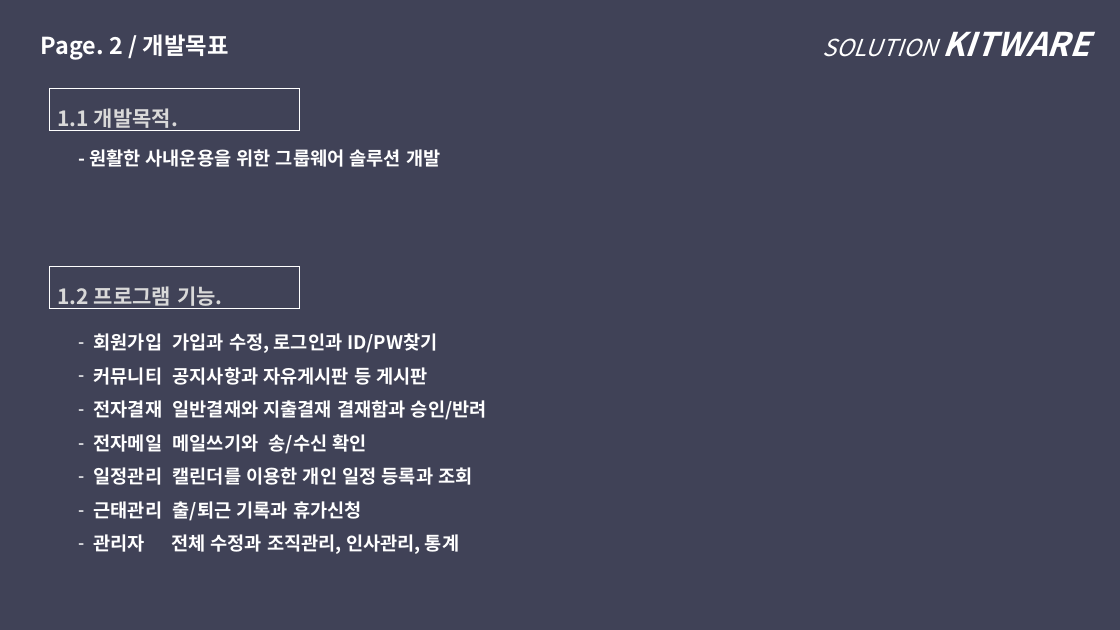
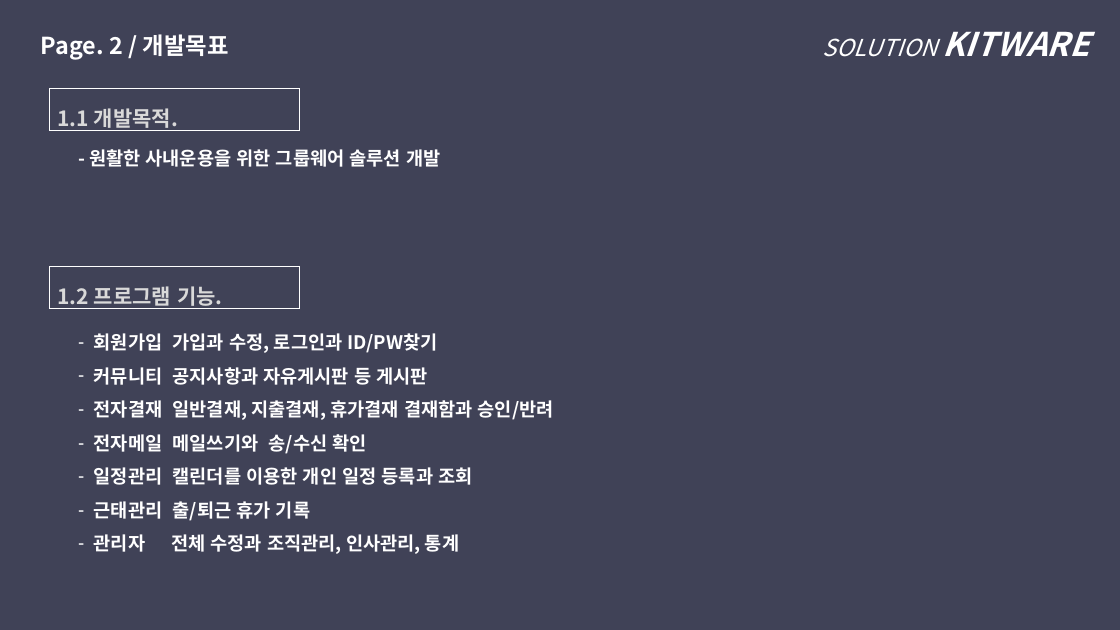
Before and after one commit to phoresis92/GroupWare, a slide deck: slide 4 of 1조 최종발표.pptx. Drawn at 1120x630 pixels with LibreOffice and Linux fonts; fonts in the diff are those of the drawing. Boxes give left, top, right and bottom in pixels: in the first picture for what was removed or moved away, otherwise in the second. Text is boxed around its words. In the diff, an @@ line names an element or a change of style, - is before the commit and + after.

Commit message:
fin edit

```diff
--- a/1조 최종발표.pptx
+++ b/1조 최종발표.pptx
@@ text at box(94, 400, 554, 420): text changed @@
-– 전자결재 일반결재와 지출결재 결재함과 승인/반려
+– 전자결재 일반결재, 지출결재, 휴가결재 결재함과 승인/반려
@@ text at box(94, 501, 310, 521): text changed @@
-– 근태관리 출/퇴근 기록과 휴가신청
+– 근태관리 출/퇴근 휴가 기록
```
Also in this commit, not shown: 16 other slides changed.
